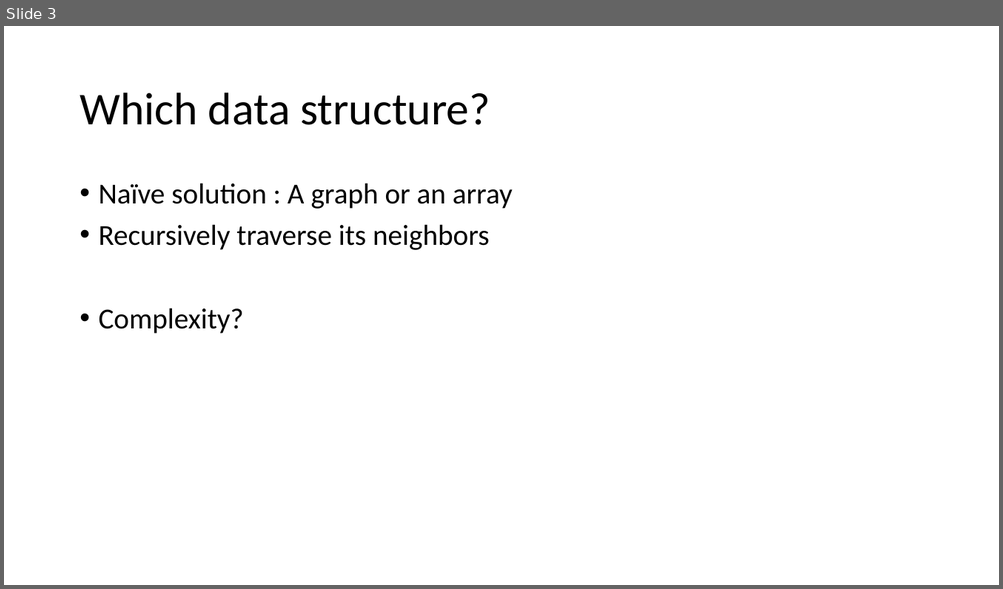
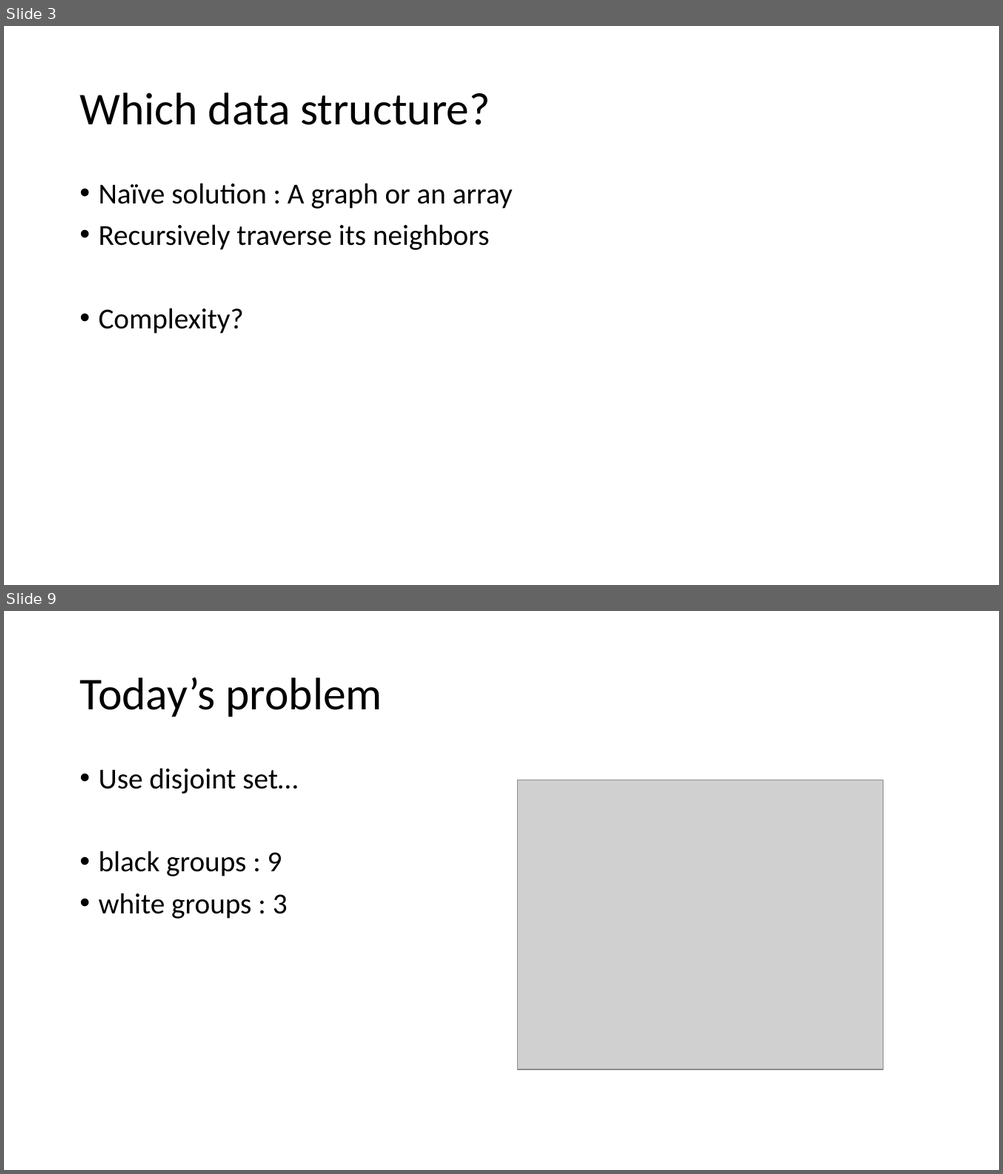
Before and after one commit to kwea123/cpp_data_algo, a slide deck: 8_Disjoint.pptx. Shown one above the other, each under a label of ours: slide 3 before the commit, slides 3 and 9 after it; the slides between them are not shown. The pictures are 1003x589 and 1003x1174 pixels, drawn with LibreOffice and Linux fonts; fonts in the diff are those of the drawing; grey boxes stand for pictures. Boxes give left, top, right and bottom in pixels: in the first picture for what was removed or moved away, otherwise in the second. Text is boxed around its words. In the diff, an @@ line names an element or a change of style, - is before the commit and + after.

```diff
--- a/8_Disjoint.pptx
+++ b/8_Disjoint.pptx
@@ slide 9 added at (4,611,999,1170), background #FFFFFF @@
@@ title added at (79,678,382,717), 44 pt, text #000000 @@
+Today’s problem
@@ text added at (99,768,298,919), 28 pt, text #000000 @@
+• Use disjoint set…
+• black groups : 9
+• white groups : 3
@@ picture added at (518,780,883,1070) @@
```
Also in this commit, not shown: 2 slides changed, 16 other slides added, 15 other files.
